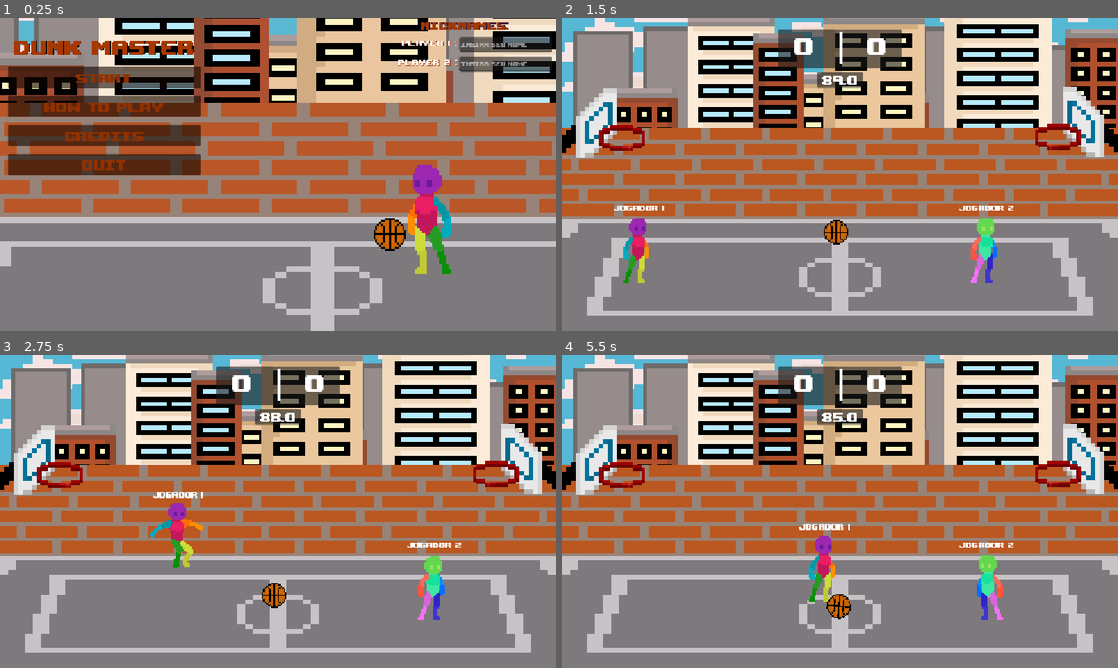
Above: before the commit, frames 1-4 (two rows, left to right).
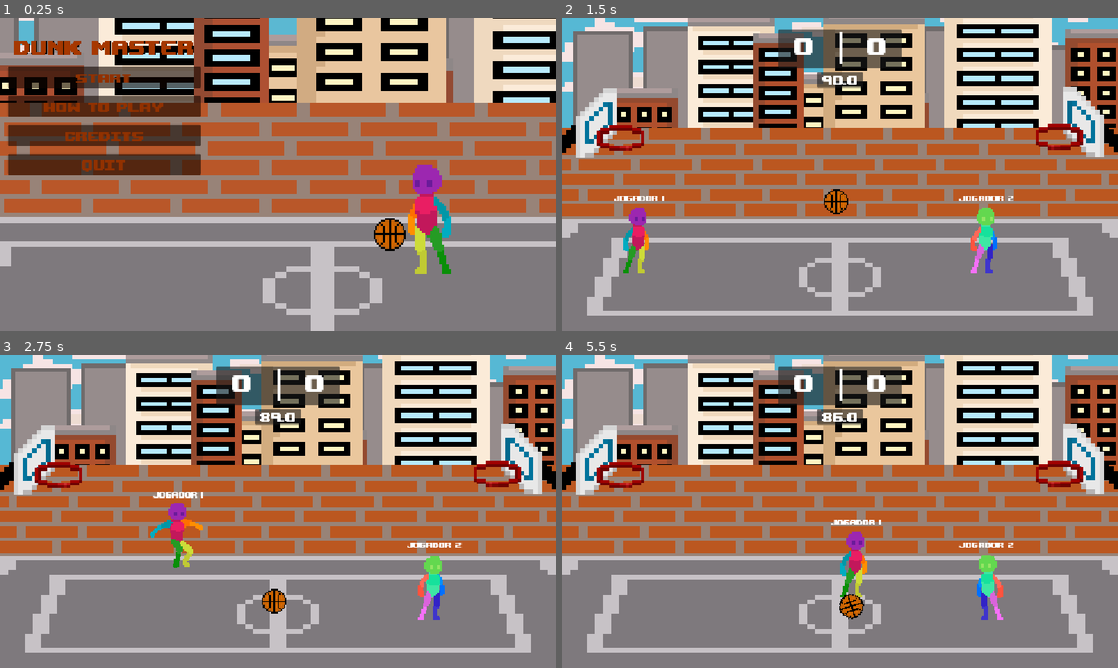
Above: after the commit, the same moments.

Repository: GAMES-FORGED-SENAC/DunkMaster
Game: Godot game, scene res://menu.tscn
The game is run twice, just before and just after one commit, with the same random seed, the same clock (stepped at 60 frames per second) and the same inputs.
Inputs (mouse positions are in pixels of both pictures, inside the frame that each line leads up to):
- Up to frame 1 (0.25 s): no input
- Up to frame 2 (1.5 s): click "start" at 0.5 s; click (840, 287) at 1.25 s, where only the run after the commit has a clickable "START MATCH"
- Up to frame 3 (2.75 s): tap Enter (ui_accept) at 2 s; hold D (direitaP1) from 2.03 s (still down); tap Right (direitaP2) at 2.1 s; tap W (pulaP1) at 2.27 s
- Up to frame 4 (5.5 s): tap Left (esquerdaP2) at 2.85 s; tap W (pulaP1) at 3.02, 4.52, 5.27 s; release D (direitaP1) at 3.53 s; hold A (esquerdaP1) 3.53-4.28 s; tap V (jogaP1) at 3.6 s; hold D (direitaP1) from 4.28 s (still down); tap K (jogaP2) at 4.35 s; tap C (pegaP1) at 5.1 s

The runs differ from the first frame. In frame 1, 1.9% of the frame differs, in the area x 71-100%, y 1-18%; in frame 2, 2.5%, in the area x 6-94%, y 19-85%; in frame 3, 0.4%; in frame 4, 2.0%.

Commit message:
nome_jogadores

Diff:
--- a/projeto-dunkmaster/base_cesta.tscn
+++ b/projeto-dunkmaster/base_cesta.tscn
@@ -6,17 +6,17 @@
 [sub_resource type="RectangleShape2D" id="RectangleShape2D_gtvee"]
 size = Vector2(13.3333, 96)
 
-[node name="base_cesta" type="StaticBody2D"]
+[node name="base_cesta" type="StaticBody2D" unique_id=58163509]
 scale = Vector2(1.2, 1.2)
 
-[node name="Sprite2D" type="Sprite2D" parent="."]
+[node name="Sprite2D" type="Sprite2D" parent="." unique_id=1958265536]
 scale = Vector2(8, 8)
 texture = ExtResource("1_ch2ip")
 flip_h = true
 
-[node name="CollisionShape2D" type="CollisionShape2D" parent="."]
+[node name="CollisionShape2D" type="CollisionShape2D" parent="." unique_id=2057039498]
 position = Vector2(6.667, 8)
 shape = SubResource("RectangleShape2D_gtvee")
 
-[node name="cesta" parent="." instance=ExtResource("2_gtvee")]
-position = Vector2(-40, 20)
+[node name="cesta" parent="." unique_id=1011042489 instance=ExtResource("2_gtvee")]
+position = Vector2(-37.5, 20)
--- /dev/null
+++ b/projeto-dunkmaster/escolha_personagem.gd
@@ -0,0 +1,8 @@
+extends Node2D
+func _process(delta: float) -> void:
+	Global.GLOBALjogador_1 = $PanelP1/TextEdit1.text
+	Global.GLOBALjogador2 = $PanelP2/TextEdit2.text
+
+
+func _on_button_pressed() -> void:
+	get_tree().change_scene_to_file("res://main.tscn")
--- /dev/null
+++ b/projeto-dunkmaster/escolha_personagem.tscn
@@ -0,0 +1,116 @@
+[gd_scene format=3 uid="uid://cofhlj7xlp88x"]
+
+[ext_resource type="Texture2D" uid="uid://bqb8tuxp28oru" path="res://Captura de Tela 2025-10-20 às 11.41.46.png" id="1_68y51"]
+[ext_resource type="FontFile" uid="uid://bejay4b5kdhbq" path="res://upheavtt.ttf" id="1_fnoea"]
+[ext_resource type="Script" uid="uid://rp25mv14qj1f" path="res://escolha_personagem.gd" id="1_kyjy1"]
+[ext_resource type="Texture2D" uid="uid://2aoqhlsugi37" path="res://0227fde22513fcf954ac26959ca09532-removebg-preview.png" id="3_g5hj7"]
+
+[sub_resource type="StyleBoxEmpty" id="StyleBoxEmpty_g5hj7"]
+
+[node name="Node2D" type="Node2D" unique_id=1006641734]
+script = ExtResource("1_kyjy1")
+
+[node name="Panel" type="Panel" parent="." unique_id=1576182240]
+offset_right = 1152.0
+offset_bottom = 648.0
+theme_override_styles/panel = SubResource("StyleBoxEmpty_g5hj7")
+
+[node name="TextureRect" type="TextureRect" parent="." unique_id=2063939235]
+offset_left = -176.0
+offset_top = -112.0
+offset_right = 2075.0
+offset_bottom = 1049.0
+scale = Vector2(0.75, 0.703)
+texture = ExtResource("1_68y51")
+
+[node name="PanelP1" type="Panel" parent="." unique_id=1771358523]
+offset_left = 64.0
+offset_top = 216.00002
+offset_right = 280.0
+offset_bottom = 472.0
+scale = Vector2(1.5, 1.5)
+
+[node name="LabelP1" type="Label" parent="PanelP1" unique_id=747719421]
+layout_mode = 0
+offset_left = 8.0
+offset_top = 16.0
+offset_right = 162.0
+offset_bottom = 45.0
+theme_override_colors/font_shadow_color = Color(0.647059, 0.219608, 0, 1)
+theme_override_fonts/font = ExtResource("1_fnoea")
+theme_override_font_sizes/font_size = 32
+text = "Player 1 :"
+
+[node name="TextEdit1" type="LineEdit" parent="PanelP1" unique_id=1190629732]
+layout_mode = 0
+offset_left = 8.0
+offset_top = 72.0
+offset_right = 200.0
+offset_bottom = 103.0
+theme_override_fonts/font = ExtResource("1_fnoea")
+placeholder_text = "Insira seu nome"
+max_length = 12
+
+[node name="PanelP2" type="Panel" parent="." unique_id=710140951]
+offset_left = 768.0
+offset_top = 216.0
+offset_right = 984.0
+offset_bottom = 472.0
+scale = Vector2(1.5, 1.5)
+
+[node name="LabelP2" type="Label" parent="PanelP2" unique_id=52121898]
+layout_mode = 0
+offset_left = 8.0
+offset_top = 8.0
+offset_right = 173.0
+offset_bottom = 37.0
+theme_override_colors/font_shadow_color = Color(0.647059, 0.219608, 0, 1)
+theme_override_fonts/font = ExtResource("1_fnoea")
+theme_override_font_sizes/font_size = 32
+text = "Player 2 :"
+
+[node name="TextEdit2" type="LineEdit" parent="PanelP2" unique_id=16151268]
+layout_mode = 0
+offset_left = 8.0
+offset_top = 72.0
+offset_right = 200.0
+offset_bottom = 103.0
+theme_override_fonts/font = ExtResource("1_fnoea")
+placeholder_text = "Insira seu nome"
+max_length = 12
+
+[node name="choice_nick" type="Label" parent="." unique_id=336996939]
+anchors_preset = 5
+anchor_left = 0.5
+anchor_right = 0.5
+offset_left = 394.0
+offset_top = 87.0
+offset_right = 759.0
+offset_bottom = 145.0
+grow_horizontal = 2
+theme_override_colors/font_color = Color(0.95033556, 0.3382334, 0, 1)
+theme_override_colors/font_shadow_color = Color(8.0498685e-06, 0.046812266, 0.34180456, 1)
+theme_override_colors/font_outline_color = Color(1, 1, 1, 1)
+theme_override_constants/line_spacing = 0
+theme_override_constants/shadow_offset_x = 0
+theme_override_constants/shadow_offset_y = 0
+theme_override_constants/shadow_outline_size = 6
+theme_override_fonts/font = ExtResource("1_fnoea")
+theme_override_font_sizes/font_size = 72
+text = "Nicknames:"
+
+[node name="0227Fde22513Fcf954Ac26959Ca09532RemovebgPreview" type="Sprite2D" parent="." unique_id=1062714384]
+position = Vector2(576, 344)
+scale = Vector2(0.5, 0.5)
+texture = ExtResource("3_g5hj7")
+
+[node name="Button" type="Button" parent="." unique_id=1208278068]
+offset_left = 420.0
+offset_top = 527.0
+offset_right = 730.0
+offset_bottom = 593.0
+theme_override_fonts/font = ExtResource("1_fnoea")
+theme_override_font_sizes/font_size = 48
+text = "START MATCH"
+
+[connection signal="pressed" from="Button" to="." method="_on_button_pressed"]
--- a/projeto-dunkmaster/menu.gd
+++ b/projeto-dunkmaster/menu.gd
@@ -1,12 +1,11 @@
 extends Node2D
 
 func _physics_process(delta: float) -> void:
-	Global.GLOBALjogador_1 = $Node2D/TextEdit1.text
-	Global.GLOBALjogador2 = $Node2D/TextEdit2.text
+	pass
 
 
 func _on_start_pressed() -> void:
-	get_tree().change_scene_to_file("res://main.tscn")
+	get_tree().change_scene_to_file("res://escolha_personagem.tscn")
 
 
 func _on_options1_pressed() -> void:
--- a/projeto-dunkmaster/menu.tscn
+++ b/projeto-dunkmaster/menu.tscn
@@ -6,7 +6,6 @@
 [ext_resource type="PackedScene" uid="uid://bn1vuhlw24e6s" path="res://bola_menu.tscn" id="4_4hy44"]
 [ext_resource type="PackedScene" uid="uid://choyq0tqrcyii" path="res://personagem_menu.tscn" id="5_ytr4m"]
 [ext_resource type="AudioStream" uid="uid://d3bhp5vlj0xkx" path="res://ENCONTRADA Música do Onibus Todo mundo odeia o Chris.. [KqwNp98v0gc].mp3" id="6_l48gv"]
-[ext_resource type="FontFile" uid="uid://bejay4b5kdhbq" path="res://upheavtt.ttf" id="7_ecwwl"]
 
 [sub_resource type="StyleBoxFlat" id="StyleBoxFlat_mae5d"]
 bg_color = Color(0.655816, 0.0583821, 0, 1)
@@ -86,57 +85,6 @@
 autoplay = true
 parameters/looping = false
 
-[node name="Node2D" type="Node2D" parent="." unique_id=628264136]
-position = Vector2(-264, 0)
-
-[node name="choice_nick" type="Label" parent="Node2D" unique_id=740457896]
-offset_left = 1136.0
-offset_right = 1318.0
-offset_bottom = 29.0
-theme_override_colors/font_color = Color(0.647059, 0.219608, 0, 1)
-theme_override_colors/font_shadow_color = Color(0, 0.0666667, 0.419608, 1)
-theme_override_fonts/font = ExtResource("7_ecwwl")
-theme_override_font_sizes/font_size = 32
-text = "Nicknames:"
-
-[node name="LabelP1" type="Label" parent="Node2D" unique_id=1798518713]
-offset_left = 1096.0
-offset_top = 40.0
-offset_right = 1211.0
-offset_bottom = 63.0
-theme_override_colors/font_shadow_color = Color(0.647059, 0.219608, 0, 1)
-theme_override_fonts/font = ExtResource("7_ecwwl")
-theme_override_font_sizes/font_size = 24
-text = "Player 1 :"
-
-[node name="LabelP2" type="Label" parent="Node2D" unique_id=268378163]
-offset_left = 1088.0
-offset_top = 80.0
-offset_right = 1212.0
-offset_bottom = 103.0
-theme_override_colors/font_shadow_color = Color(0.647059, 0.219608, 0, 1)
-theme_override_fonts/font = ExtResource("7_ecwwl")
-theme_override_font_sizes/font_size = 24
-text = "Player 2 :"
-
-[node name="TextEdit1" type="LineEdit" parent="Node2D" unique_id=902292569]
-offset_left = 1216.0
-offset_top = 40.0
-offset_right = 1408.0
-offset_bottom = 71.0
-theme_override_fonts/font = ExtResource("7_ecwwl")
-placeholder_text = "Insira seu nome"
-max_length = 12
-
-[node name="TextEdit2" type="LineEdit" parent="Node2D" unique_id=2098607430]
-offset_left = 1216.0
-offset_top = 80.0
-offset_right = 1408.0
-offset_bottom = 111.0
-theme_override_fonts/font = ExtResource("7_ecwwl")
-placeholder_text = "Insira seu nome"
-max_length = 12
-
 [connection signal="pressed" from="VBoxContainer/start" to="." method="_on_start_pressed"]
 [connection signal="pressed" from="VBoxContainer/options" to="." method="_on_options1_pressed"]
 [connection signal="pressed" from="VBoxContainer/credits" to="." method="_on_credits1_pressed"]
Binary file added: projeto-dunkmaster/0227fde22513fcf954ac26959ca09532-removebg-preview.png
Not shown, added: projeto-dunkmaster/0227fde22513fcf954ac26959ca09532-removebg-preview.png.import
Not shown: 1 places in projeto-dunkmaster/base_cesta.tscn that only renumber resources
Not shown, added: projeto-dunkmaster/escolha_personagem.gd.uid
